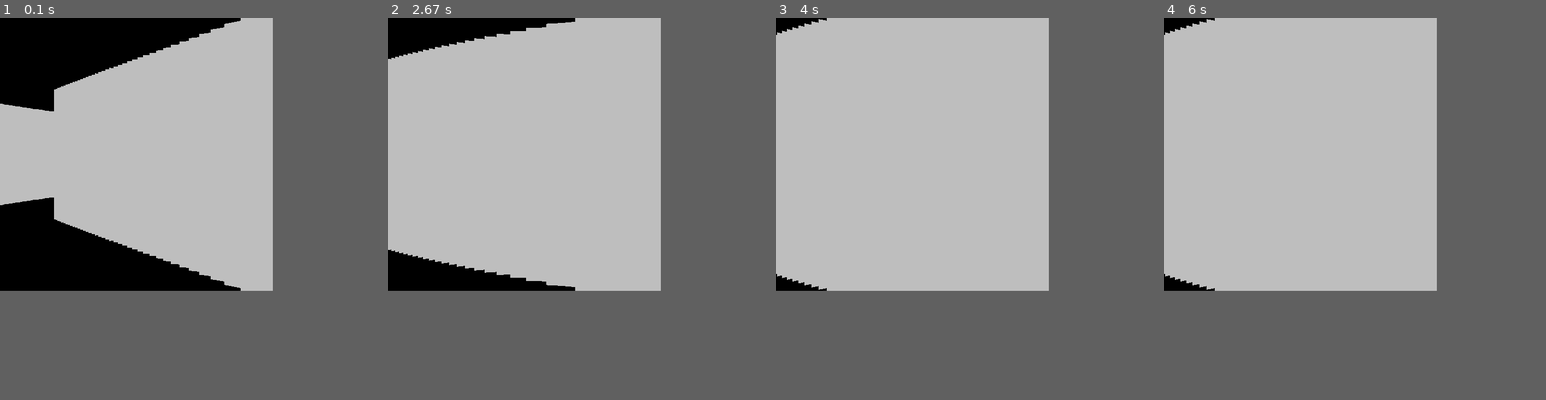
Above: before the commit, frames 1-4 (left to right).
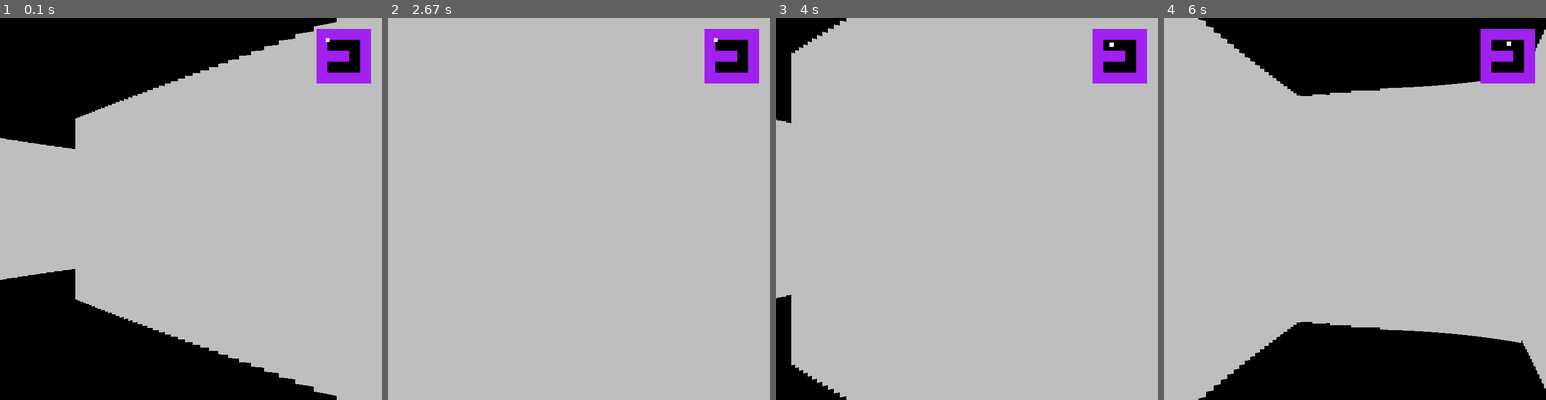
Above: after the commit, the same moments.

Repository: matpaaa/raycasting-pygame
Game: pygame game, started from main.py
The game is run twice, just before and just after one commit, with the same random seed, the same clock (stepped at 60 frames per second) and the same inputs.
Inputs:
- Up to frame 1 (0.1 s): no input
- Up to frame 2 (2.67 s): hold Right 0.33-0.8 s; hold Up 0.83-1.3 s; hold Right 1.33-1.8 s; hold Left 1.83-2.37 s; hold Down from 2.4 s (still down)
- Up to frame 3 (4 s): release Down at 2.87 s; hold Left 2.9-3.37 s; hold Up 3.4-3.87 s; hold Right from 3.9 s (still down)
- Up to frame 4 (6 s): release Right at 4.53 s; hold Down 4.57-5.03 s; hold Left 5.07-5.53 s; hold Right from 5.57 s (still down)
In our replay, the window is 500x500 before the commit and 700x700 after it. These sizes can differ from the game's own. Grey fills any space a smaller window leaves; there, only what the larger window draws over its background counts as a difference.

The runs differ from the first frame. In frame 1, 32% of the frame differs, in the area x 0-98%, y 0-100%; in frame 2, 7.4%; in frame 3, 5.6%; in frame 4, 29%.

Commit message:
feat: movement & minimap

Diff:
--- a/main.py
+++ b/main.py
@@ -3,21 +3,24 @@
 import math
 from pygame_actions import PygameActions
 from ray_casting import RayCasting
+from minimap import Minimap
 from user import User
 
 
-SCREEN_SIZE = 500
+SCREEN_WIDTH = 700
+SCREEN_HEIGHT = 700
 
 def main():
     pygame.init()
 
-    screen = pygame.display.set_mode((SCREEN_SIZE, SCREEN_SIZE))
+    screen = pygame.display.set_mode((SCREEN_HEIGHT, SCREEN_WIDTH))
     clock = pygame.time.Clock()
     running = True
 
 
     user = User(1, 1, math.pi / 4, MAP)
     ray_casting = RayCasting(screen, MAP)
+    minimap = Minimap(screen, MAP, user)
     pygame_actions = PygameActions(user)
 
     while running:
@@ -25,10 +28,11 @@
             if event.type == pygame.QUIT:
                 running = False
 
-            pygame_actions.actions(event)
+        pygame_actions.actions(event)
 
         screen.fill("black")
         ray_casting.launch_fucking_rays(user)
+        minimap.draw()
 
         pygame.display.flip()
         clock.tick(60)
--- /dev/null
+++ b/minimap.py
@@ -0,0 +1,50 @@
+import pygame
+import math
+from typing import List, Tuple, Dict
+from pygame import Surface
+from user import User
+
+class Minimap:
+
+    _MINIMAP_SIZE = 100
+    _USER_SIZE = 0.2
+
+    def __init__(self, screen: Surface, map: List[List[int]], user: User):
+        self.screen = screen
+        self.map = map
+        self.user = user
+
+    @property
+    def get_map_pos(self) -> Dict:
+        padding = 20
+        if not self.screen:
+            raise Exception("Erreur lors de l'affichage de la minimap l'écran n'existe pas")
+
+        map_start_x = self.screen.get_width() - self._MINIMAP_SIZE - padding
+        map_start_y = padding
+
+        return {
+            "map_start_x": map_start_x,
+            "map_start_y": map_start_y,
+        }
+
+    def draw(self):
+        map_pos = self.get_map_pos
+        ratio = self._MINIMAP_SIZE / len(self.map[0])
+
+        pygame.draw.rect(self.screen, 'black', (map_pos['map_start_x'], map_pos['map_start_y'], self._MINIMAP_SIZE, self._MINIMAP_SIZE))
+        for x in range(0, self._MINIMAP_SIZE):
+            map_index_x = math.floor(x / ratio)
+            map_x = x / ratio
+            for y in range(0, self._MINIMAP_SIZE):
+                map_index_y = math.floor(y / ratio)
+                map_y = y / ratio
+
+                if self.map[map_index_y][map_index_x] != 0:
+                    pygame.draw.rect(self.screen, 'purple', (map_pos['map_start_x'] + x, map_pos['map_start_y'] + y, 1, 1))
+
+                pos_x = self.user.get_pos_x
+                pos_y = self.user.get_pos_y
+
+                if pos_x - self._USER_SIZE < map_x and map_x < pos_x + self._USER_SIZE and pos_y - self._USER_SIZE < map_y and map_y < pos_y + self._USER_SIZE:
+                    pygame.draw.rect(self.screen, 'white', (map_pos['map_start_x'] + x, map_pos['map_start_y'] + y, 1, 1))
--- a/pygame_actions.py
+++ b/pygame_actions.py
@@ -20,12 +20,12 @@
         self.user.move_down()
 
     def actions(self, event: Event):
-        if event.type == pygame.KEYDOWN:
-            if event.key == pygame.K_LEFT:
-                self.user_move_left()
-            if event.key == pygame.K_RIGHT:
-                self.user_move_right()
-            if event.key == pygame.K_UP:
-                self.user_move_up()
-            if event.key == pygame.K_DOWN:
-                self.user_move_down()
+        keys = pygame.key.get_pressed()
+        if keys[pygame.K_LEFT]:
+            self.user_move_left()
+        if keys[pygame.K_RIGHT]:
+            self.user_move_right()
+        if keys[pygame.K_UP]:
+            self.user_move_up()
+        if keys[pygame.K_DOWN]:
+            self.user_move_down()
--- a/ray_casting.py
+++ b/ray_casting.py
@@ -57,11 +57,11 @@
 
                     break
 
-            y1 = self.screen.get_width()/2 - height/2
-            y2 = self.screen.get_width()/2 + height/2
+            y1 = self.screen.get_height()/2 - height/2
+            y2 = self.screen.get_height()/2 + height/2
 
-            floor = self.screen.get_width()/2 + height/2
-            cell = self.screen.get_width()/2 - height/2
+            # floor = self.screen.get_width()/2 + height/2
+            # cell = self.screen.get_width()/2 - height/2
 
             pygame.draw.line(self.screen, color, (i, y1), (i, y2))
             # self.paint_floor_or_cell(i, floor, self.screen.get_height())
--- a/user.py
+++ b/user.py
@@ -1,13 +1,11 @@
-
-
 import math
 from typing import List
 
 
 class User:
 
-    _rotate_rad = math.pi / 8
-    _velocity: float = 0.3
+    _rotate_rad = math.pi / 48
+    _velocity: float = 0.03
     _fov: int = math.pi / 3
 
     def __init__(self, pos_x: int, pos_y: int, rot: float, map: List[List[int]]):
